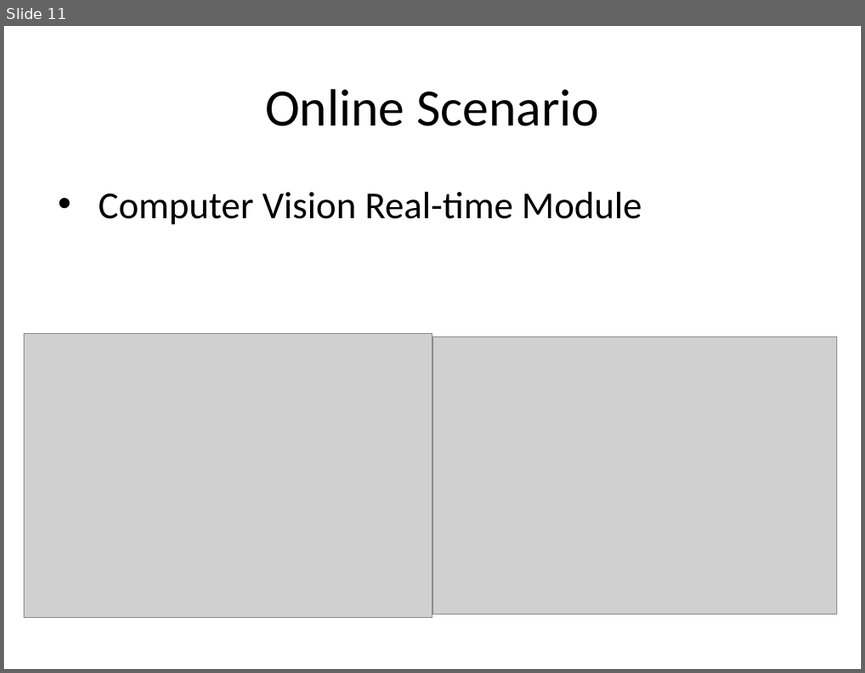
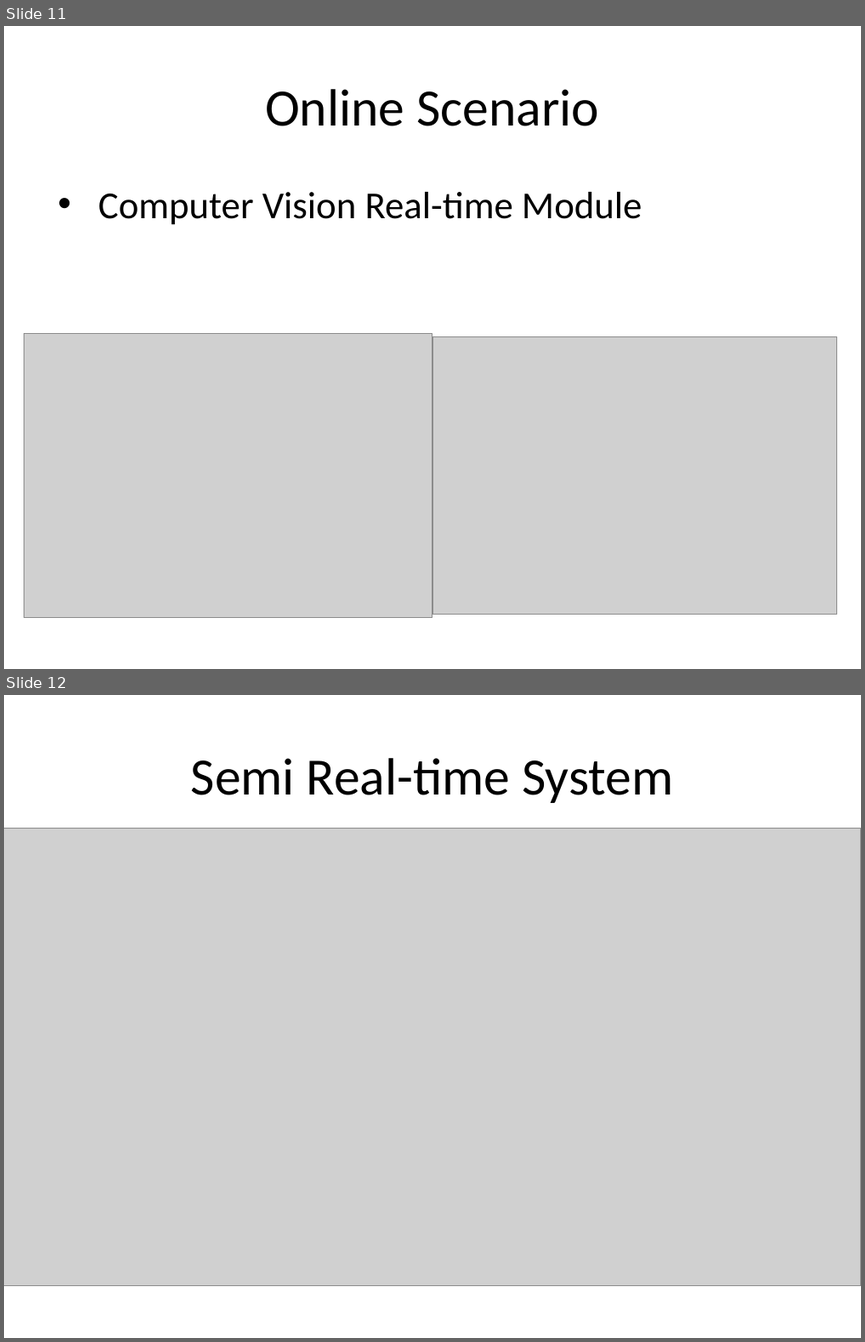
Before and after one commit to hananabilabd/Computer-Vision-and-Neural-Machine-Interface-for-Upper-Limb-Prostheses, a slide deck: GP_presentation.pptx. Shown one above the other, each under a label of ours: slide 11 before the commit, slides 11 and 12 after it. The pictures are 865x673 and 865x1342 pixels, drawn with LibreOffice and Linux fonts; fonts in the diff are those of the drawing; grey boxes stand for pictures. Boxes give left, top, right and bottom in pixels: in the first picture for what was removed or moved away, otherwise in the second. Text is boxed around its words. In the diff, an @@ line names an element or a change of style, - is before the commit and + after.

Commit message:
presentation

```diff
--- a/GP_presentation.pptx
+++ b/GP_presentation.pptx
@@ slide 12 added at (x1=4, y1=695, x2=861, y2=1338), background #FFFFFF @@
@@ title added at (x1=191, y1=758, x2=673, y2=803), 44 pt, text #000000 @@
+Semi Real-time System
@@ picture added at (x1=4, y1=828, x2=861, y2=1287) @@
```
